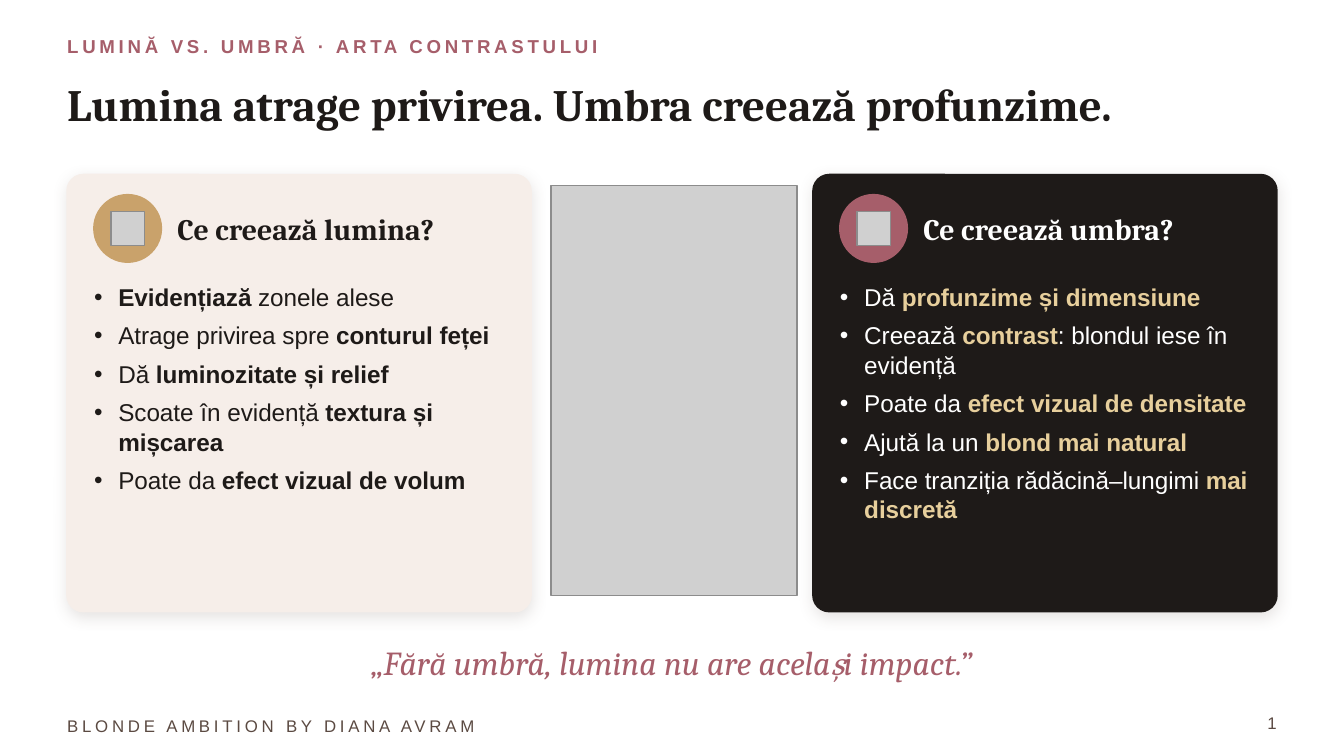
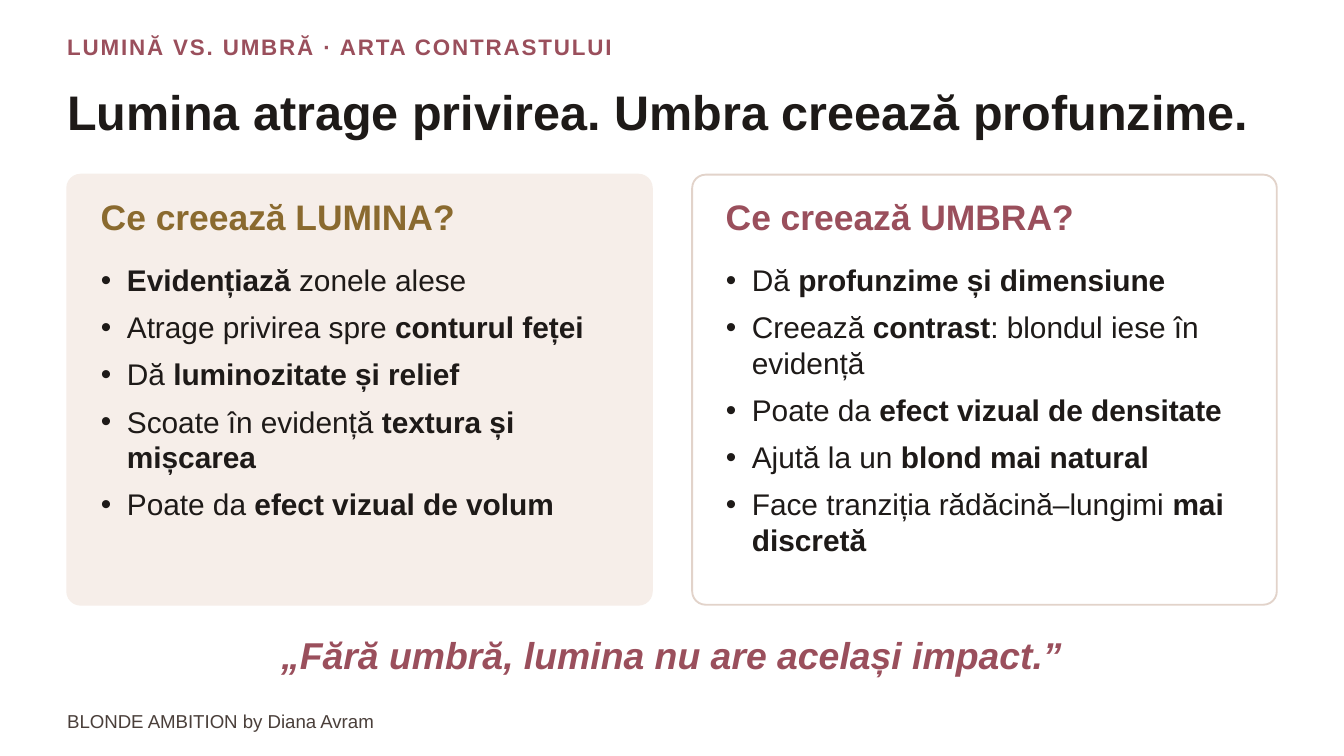
Before and after one commit to dianaavram2014/Blonde-ambition, a slide deck: slide 1 of BLONDE AMBITION - Lumina si umbra.pptx. Drawn at 1344x756 pixels with LibreOffice and Linux fonts; fonts in the diff are those of the drawing; grey boxes stand for pictures. Boxes give left, top, right and bottom in pixels: in the first picture for what was removed or moved away, otherwise in the second. Text is boxed around its words. In the diff, an @@ line names an element or a change of style, - is before the commit and + after.

```diff
--- a/BLONDE AMBITION - Lumina si umbra.pptx
+++ b/BLONDE AMBITION - Lumina si umbra.pptx
@@ text "LUMINĂ VS. UMBRĂ · ARTA ..." at box(67, 38, 612, 55): size 10 to 12 pt, text colour #A65E6A to #9A4F5C, letter spacing 2 to 1 pt; less space between paragraphs; vertical alignment middle to top @@
@@ text "Lumina atrage privirea. Umbra creează ..." at box(67, 94, 1248, 139): size 24 to 26 pt, font Cambria to Arial @@
@@ rounded rectangle: place and size @@
-rounded rectangle at box(67, 175, 531, 612)
+rounded rectangle at box(67, 175, 652, 605)
@@ rounded rectangle at box(67, 175, 652, 605): shadow off; proportions changed @@
@@ rounded rectangle: place and size @@
-rounded rectangle at box(813, 175, 1277, 612)
+rounded rectangle at box(692, 175, 1277, 605)
@@ rounded rectangle at box(692, 175, 1277, 605): fill #1E1A18 to #FFFFFF; outline #1E1A18 1 pt to #E2D3CA 1 pt; shadow off; proportions changed @@
@@ ellipse removed at box(94, 195, 161, 262) @@
@@ text at box(101, 204, 454, 231): text changed; size 16 to 19 pt; font Cambria to Arial; text colour #1E1A18 to #8A6A2F @@
-Ce creează lumina?
+Ce creează LUMINA?
@@ text "Ce creează LUMINA?" at box(101, 204, 454, 231): vertical alignment middle to top @@
@@ picture removed at box(551, 185, 797, 595) @@
@@ text "Ce creează UMBRA?" at box(726, 204, 1073, 231): vertical alignment middle to top @@
@@ text at box(726, 204, 1073, 231): text changed; size 16 to 19 pt; font Cambria to Arial; text colour #FFFFFF to #9A4F5C @@
-Ce creează umbra?
+Ce creează UMBRA?
@@ ellipse removed at box(840, 195, 907, 262) @@
@@ picture removed at box(110, 211, 144, 245) @@
@@ picture removed at box(857, 211, 891, 245) @@
@@ text "Evidențiază zonele alese": place and size @@
-text "Evidențiază zonele alese" at box(118, 288, 490, 490)
+text "Evidențiază zonele alese" at box(127, 269, 583, 516)
@@ text "Evidențiază zonele alese" at box(127, 269, 583, 516): size 13 to 16 pt; indent changed; more space between paragraphs @@
@@ text "Dă profunzime și dimensiune": place and size @@
-text "Dă profunzime și dimensiune" at box(864, 288, 1246, 456)
+text "Dă profunzime și dimensiune" at box(752, 269, 1222, 474)
@@ text "Dă profunzime și dimensiune" at box(752, 269, 1222, 474): size 13 to 16 pt; text colour #FFFFFF to #1E1A18 in "Dă", "Creează contrast: blondul iese în evidență", "Poate da", "Ajută la un" and 1 more places; text colour #E7CF9C to #1E1A18 in "profunzime și dimensiune", "contrast:", "efect vizual de densitate", "blond mai natural" and 1 more places; indent changed; more space between paragraphs @@
@@ text "„Fără umbră, lumina nu are ...": place and size @@
-text "„Fără umbră, lumina nu are ..." at box(371, 651, 972, 683)
+text "„Fără umbră, lumina nu are ..." at box(281, 641, 1061, 677)
@@ text "„Fără umbră, lumina nu are ..." at box(281, 641, 1061, 677): size 18 to 20 pt, font Cambria to Arial, text colour #A65E6A to #9A4F5C, bold on @@
@@ text removed at box(67, 712, 605, 739) @@
-BLONDE AMBITION BY DIANA AVRAM
@@ text added at box(67, 714, 373, 732), 10 pt, text #4A3F3A @@
+BLONDE AMBITION by Diana Avram
@@ page number removed at box(1267, 717, 1276, 729) @@
-1
```
Also in this commit, not shown: 5 other slides changed, 1 other file.
